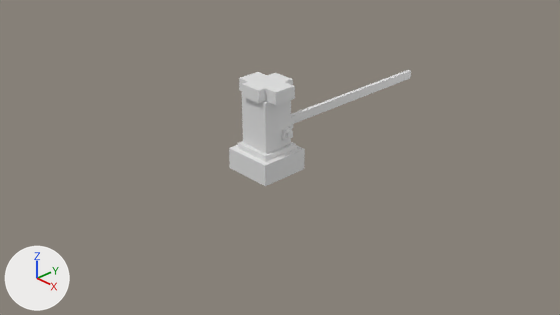
A saved change to the Blender file Blender/car thingy.blend.
Rendered twice from the file's camera 'Camera'. The lights are fixed; the arrows at lower left show +X, +Y and +Z.
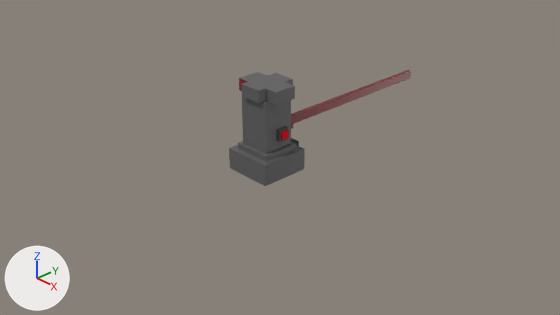
What differs and where, as boxes [x1, y1, x2, y2] in the pictures (560 x 315 px):
'Cube.001', reshaped (18% wider, 13% taller)
    before: [282, 127, 292, 141]
    after: [276, 126, 288, 142]
part 1 of me_cube, recoloured
    both: [239, 70, 411, 128]
part 2 of me_cube, recoloured
    both: [229, 72, 305, 186]
part 3 of me_cube_003, recoloured
    before: [282, 127, 291, 141]
    after: [276, 126, 288, 142]

Patch to the scene script:
```diff
--- a/Blender/car thingy.blend.py
+++ b/Blender/car thingy.blend.py
@@ mat_button_001 @@
+mat_button_001 = diffuse_material('button.001')
+mat_button_001.base_color = (0.107, 0.107, 0.107)  # dark grey #5c5c5c
@@ mat_metal_stand @@
+mat_metal_stand = principled_material('metal stand')
+mat_metal_stand.base_color = (0.224, 0.0107, 0.0133)  # red #821b1e
+mat_metal_stand.roughness = 0.4
@@ mat_button_holder @@
+mat_button_holder = principled_material('button holder')
+mat_button_holder.base_color = (0.00275, 0.00275, 0.00275)  # black #090909
@@ mat_stand @@
+mat_stand = principled_material('stand')
+mat_stand.base_color = (0.118, 0.118, 0.118)  # dark grey #606060
@@ me_cube @@
 # used by ob_cube; location = (0.0, -0.246, 0.0); scale = (0.379, 0.379, 0.16)
-me_cube.from_pydata(...)  # 81 vertices, 74 faces; spans x -1.0..1.0, y -1.0..8.42, z -1.0..7.3
+me_cube.from_pydata(...)  # 89 vertices, 80 faces; spans x -1.0..1.0, y -1.0..8.42, z -1.24..7.3
+# me_cube part 1: 20 faces spanning x -0.96..1.0, y -0.78..8.42, z 1.87..7.3 switch from mat_material (white #e7e7e7) to mat_metal_stand (red #821b1e)
+# me_cube part 2: 54 faces spanning x -1.0..1.0, y -1.0..1.0, z -1.0..7.3 switch from mat_material (white #e7e7e7) to mat_stand (dark grey #606060)
+me_cube.materials.append(mat_button_holder)  # black #090909
@@ me_cube_003 @@
 # used by ob_cube_001; location = (0.212, -0.104, 0.432); scale = (-0.0763, -0.0763, -0.0763)
-me_cube_003.from_pydata(...)  # 16 vertices, 12 faces; spans x -1.0..1.0, y -1.0..1.0, z -1.0..1.0
+me_cube_003.from_pydata(...)  # 8 vertices, 6 faces; spans x -1.0..1.0, y -1.0..1.0, z -1.0..1.0
+# me_cube_003 part 3: 5 faces spanning x -1.0..1.0, y -1.0..1.0, z -1.0..1.0 switch from no material to mat_button_001 (dark grey #5c5c5c)
```
